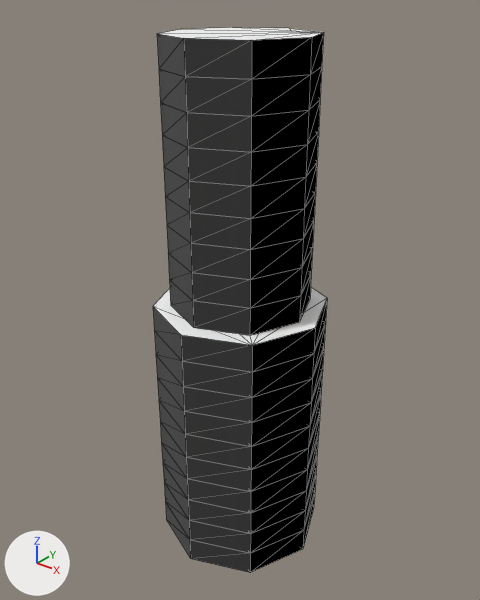
What one commit did to the glTF model model.glb.
Camera for both pictures: a camera (50 mm lens) standing at (249.0, -207.0, 308.0) and looking at (45.0, 48.0, 149.0). The lights are fixed; the arrows at lower left show +X, +Y and +Z. Mesh edges are drawn as thin lines. Where no turn or scale is listed for an object, it has been applied to the vertices. Vertices at the same position are counted once.

The scene before the commit, as lines of its bpy script (objects in view):
```python
ob_mesh = bpy.data.objects.new('Mesh', me_mesh)
ob_mesh.location = (0.0, 0.0, 0.0)
ob_mesh_002 = bpy.data.objects.new('Mesh.002', me_mesh_002)
ob_mesh_002.location = (0.0, 0.0, 0.0)
ob_mesh_012 = bpy.data.objects.new('Mesh.012', me_mesh_012)
ob_mesh_012.location = (0.0, 0.0, 0.0)
ob_mesh_013 = bpy.data.objects.new('Mesh.013', me_mesh_013)
ob_mesh_013.location = (0.0, 0.0, 0.0)
ob_mesh_014 = bpy.data.objects.new('Mesh.014', me_mesh_014)
ob_mesh_014.location = (0.0, 0.0, 0.0)
ob_mesh_015 = bpy.data.objects.new('Mesh.015', me_mesh_015)
ob_mesh_015.location = (0.0, 0.0, 0.0)
ob_mesh_016 = bpy.data.objects.new('Mesh.016', me_mesh_016)
ob_mesh_016.location = (0.0, 0.0, 0.0)
ob_mesh_017 = bpy.data.objects.new('Mesh.017', me_mesh_017)
ob_mesh_017.location = (0.0, 0.0, 0.0)
ob_mesh_018 = bpy.data.objects.new('Mesh.018', me_mesh_018)
ob_mesh_018.location = (0.0, 0.0, 0.0)
# also in view: 'Mesh.009' at (47.0, 46.0, 142.0); 'Mesh.003' at (47.0, 46.0, 52.0); 'Mesh.004' at (47.0, 46.0, 68.0); 'Mesh.001' at (47.0, 46.0, 22.0); 'Mesh.008' at (47.0, 46.0, 128.0)
```
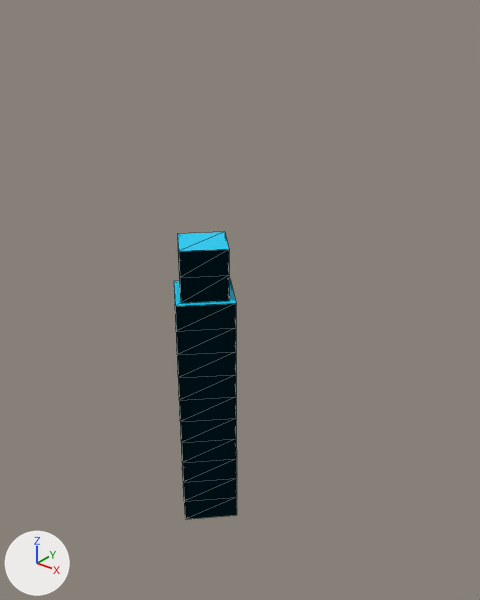
Pixel boxes [x1, y1, x2, y2] of what changed, in the pictures (480 x 600 px):
'Mesh.009', reshaped: before [153, 288, 327, 372]; after [174, 279, 236, 331]
'Mesh.018', deleted: before [157, 27, 324, 79]
'Mesh.011', reshaped: before [168, 248, 313, 308]; after [177, 232, 229, 278]
'Mesh.017', deleted: before [159, 67, 322, 116]
'Mesh.008', reshaped (64% narrower, 51% shorter): before [154, 322, 326, 398]; after [175, 318, 236, 355]
'Mesh.016', deleted: before [160, 101, 320, 152]
'Mesh.007', reshaped (64% narrower, 48% shorter): before [156, 347, 324, 423]; after [176, 339, 236, 378]
'Mesh.015', deleted: before [162, 132, 319, 186]
'Mesh.006', reshaped (64% narrower, 48% shorter): before [157, 369, 323, 447]; after [177, 360, 236, 400]
'Mesh.010', reshaped: before [169, 275, 311, 336]; after [179, 273, 229, 303]
'Mesh.014', deleted: before [164, 163, 317, 219]
'Mesh.005', reshaped: before [159, 393, 321, 469]; after [178, 382, 236, 422]
'Mesh.004', reshaped: before [160, 413, 320, 492]; after [179, 403, 236, 443]
'Mesh.013', deleted: before [165, 192, 316, 250]
'Mesh.003', reshaped (63% narrower, 51% shorter): before [162, 432, 319, 513]; after [180, 424, 237, 463]
'Mesh.012', deleted: before [167, 221, 314, 279]
'Mesh.002', reshaped (63% narrower, 52% shorter): before [163, 455, 317, 534]; after [181, 445, 237, 482]
'Mesh.001', reshaped (63% narrower, 56% shorter): before [164, 473, 316, 553]; after [182, 466, 237, 501]
'Mesh', reshaped: before [165, 492, 315, 573]; after [183, 486, 237, 519]

Diff of the bpy script that builds the scene:
```diff
--- a/model.glb.py
+++ b/model.glb.py
@@ me_mesh @@
-me_mesh.from_pydata(...)  # 16 vertices, 28 faces; spans x 0.0..94.7, y -1.6..93.0, z 0.0..15.0
-me_mesh.materials.append(mat_white)  # white #ffffff
+me_mesh.from_pydata(...)  # 8 vertices, 12 faces; spans x 0.0..46.3, y 19.6..65.8, z 0.0..15.0
+# me_mesh part 1: the whole mesh is rebuilt
+me_mesh.materials.append(mat_blue)  # cyan #00d0f9
@@ me_mesh_001 @@
-me_mesh_001.from_pydata(...)  # 16 vertices, 28 faces; spans x 0.0..94.7, y -1.6..93.0, z 15.0..30.0
-me_mesh_001.materials.append(mat_white)  # white #ffffff
+me_mesh_001.from_pydata(...)  # 8 vertices, 12 faces; spans x 0.0..46.3, y 19.6..65.8, z 15.0..30.0
+# me_mesh_001 part 2: the whole mesh is rebuilt
+me_mesh_001.materials.append(mat_blue)  # cyan #00d0f9
@@ me_mesh_002 @@
-me_mesh_002.from_pydata(...)  # 16 vertices, 28 faces; spans x 0.0..94.7, y -1.6..93.0, z 30.0..45.0
-me_mesh_002.materials.append(mat_white)  # white #ffffff
+me_mesh_002.from_pydata(...)  # 8 vertices, 12 faces; spans x 0.0..46.3, y 19.6..65.8, z 30.0..45.0
+# me_mesh_002 part 3: the whole mesh is rebuilt
+me_mesh_002.materials.append(mat_blue)  # cyan #00d0f9
@@ me_mesh_003 @@
-me_mesh_003.from_pydata(...)  # 16 vertices, 28 faces; spans x 0.0..94.7, y -1.6..93.0, z 45.0..60.0
-me_mesh_003.materials.append(mat_white)  # white #ffffff
+me_mesh_003.from_pydata(...)  # 8 vertices, 12 faces; spans x 0.0..46.3, y 19.6..65.8, z 45.0..60.0
+# me_mesh_003 part 4: the whole mesh is rebuilt
+me_mesh_003.materials.append(mat_blue)  # cyan #00d0f9
@@ me_mesh_004 @@
-me_mesh_004.from_pydata(...)  # 16 vertices, 28 faces; spans x 0.0..94.7, y -1.6..93.0, z 60.0..75.0
-me_mesh_004.materials.append(mat_white)  # white #ffffff
+me_mesh_004.from_pydata(...)  # 8 vertices, 12 faces; spans x 0.0..46.3, y 19.6..65.8, z 60.0..75.0
+# me_mesh_004 part 5: the whole mesh is rebuilt
+me_mesh_004.materials.append(mat_blue)  # cyan #00d0f9
@@ me_mesh_005 @@
-me_mesh_005.from_pydata(...)  # 16 vertices, 28 faces; spans x 0.0..94.7, y -1.6..93.0, z 75.0..90.0
-me_mesh_005.materials.append(mat_white)  # white #ffffff
+me_mesh_005.from_pydata(...)  # 8 vertices, 12 faces; spans x 0.0..46.3, y 19.6..65.8, z 75.0..90.0
+# me_mesh_005 part 6: the whole mesh is rebuilt
+me_mesh_005.materials.append(mat_blue)  # cyan #00d0f9
@@ me_mesh_006 @@
-me_mesh_006.from_pydata(...)  # 16 vertices, 28 faces; spans x 0.0..94.7, y -1.6..93.0, z 90.0..105.0
-me_mesh_006.materials.append(mat_white)  # white #ffffff
+me_mesh_006.from_pydata(...)  # 8 vertices, 12 faces; spans x 0.0..46.3, y 19.6..65.8, z 90.0..105.0
+# me_mesh_006 part 7: the whole mesh is rebuilt
+me_mesh_006.materials.append(mat_blue)  # cyan #00d0f9
@@ me_mesh_007 @@
-me_mesh_007.from_pydata(...)  # 16 vertices, 28 faces; spans x 0.0..94.7, y -1.6..93.0, z 105.0..120.0
-me_mesh_007.materials.append(mat_white)  # white #ffffff
+me_mesh_007.from_pydata(...)  # 8 vertices, 12 faces; spans x 0.0..46.3, y 19.6..65.8, z 105.0..120.0
+# me_mesh_007 part 8: the whole mesh is rebuilt
+me_mesh_007.materials.append(mat_blue)  # cyan #00d0f9
@@ me_mesh_008 @@
-me_mesh_008.from_pydata(...)  # 16 vertices, 28 faces; spans x 0.0..94.7, y -1.6..93.0, z 120.0..135.0
-me_mesh_008.materials.append(mat_white)  # white #ffffff
+me_mesh_008.from_pydata(...)  # 8 vertices, 12 faces; spans x 0.0..46.3, y 19.6..65.8, z 120.0..135.0
+# me_mesh_008 part 9: the whole mesh is rebuilt
+me_mesh_008.materials.append(mat_blue)  # cyan #00d0f9
@@ me_mesh_009 @@
-me_mesh_009.from_pydata(...)  # 16 vertices, 28 faces; spans x 0.0..94.7, y -1.6..93.0, z 135.0..150.0
-me_mesh_009.materials.append(mat_white)  # white #ffffff
+me_mesh_009.from_pydata(...)  # 8 vertices, 12 faces; spans x 0.0..46.3, y 19.6..65.8, z 135.0..150.0
+# me_mesh_009 part 10: the whole mesh is rebuilt
+me_mesh_009.materials.append(mat_blue)  # cyan #00d0f9
@@ me_mesh_010 @@
-me_mesh_010.from_pydata(...)  # 16 vertices, 28 faces; spans x 9.5..85.2, y 7.8..83.5, z 150.0..165.0
-me_mesh_010.materials.append(mat_white)  # white #ffffff
+me_mesh_010.from_pydata(...)  # 8 vertices, 12 faces; spans x 4.6..41.6, y 24.2..61.2, z 150.0..165.0
+# me_mesh_010 part 11: the whole mesh is rebuilt
+me_mesh_010.materials.append(mat_blue)  # cyan #00d0f9
@@ me_mesh_011 @@
-me_mesh_011.from_pydata(...)  # 16 vertices, 28 faces; spans x 9.5..85.2, y 7.8..83.5, z 165.0..180.0
-me_mesh_011.materials.append(mat_white)  # white #ffffff
+me_mesh_011.from_pydata(...)  # 8 vertices, 12 faces; spans x 4.6..41.6, y 24.2..61.2, z 165.0..180.0
+# me_mesh_011 part 12: the whole mesh is rebuilt
+me_mesh_011.materials.append(mat_blue)  # cyan #00d0f9
@@ ob_mesh_012 @@
-ob_mesh_012 = bpy.data.objects.new('Mesh.012', me_mesh_012)
@@ ob_mesh_013 @@
-ob_mesh_013 = bpy.data.objects.new('Mesh.013', me_mesh_013)
@@ ob_mesh_014 @@
-ob_mesh_014 = bpy.data.objects.new('Mesh.014', me_mesh_014)
@@ ob_mesh_015 @@
-ob_mesh_015 = bpy.data.objects.new('Mesh.015', me_mesh_015)
@@ ob_mesh_016 @@
-ob_mesh_016 = bpy.data.objects.new('Mesh.016', me_mesh_016)
@@ ob_mesh_017 @@
-ob_mesh_017 = bpy.data.objects.new('Mesh.017', me_mesh_017)
@@ ob_mesh_018 @@
-ob_mesh_018 = bpy.data.objects.new('Mesh.018', me_mesh_018)
```
